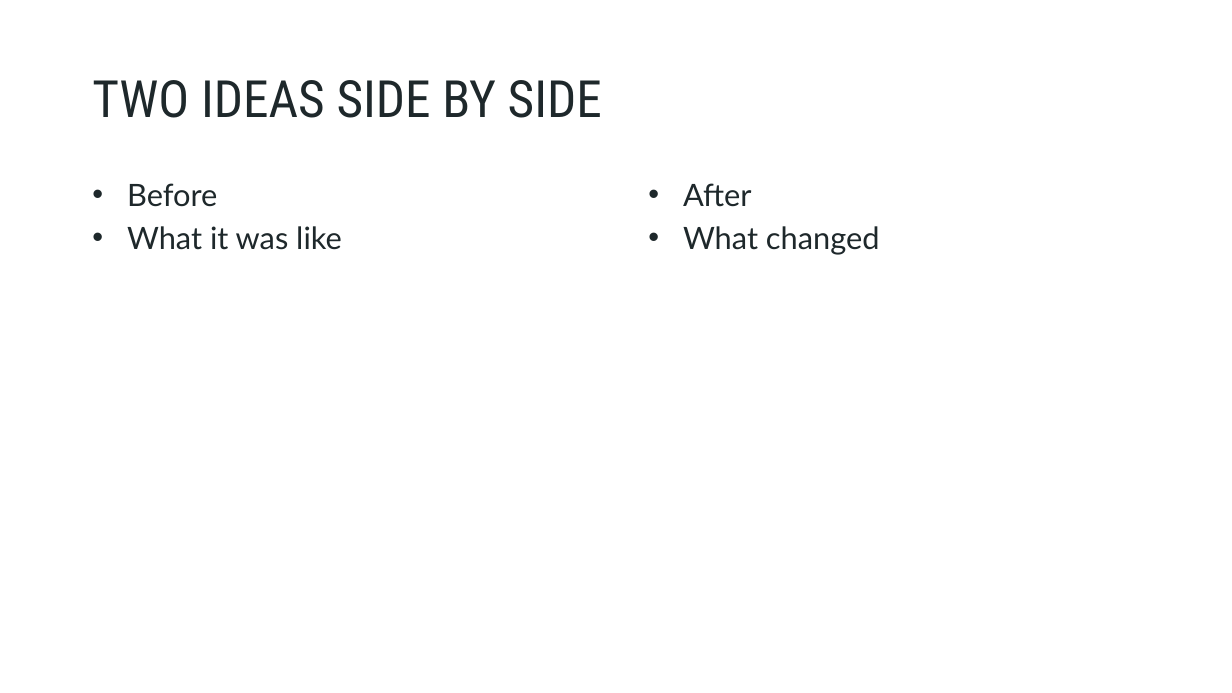
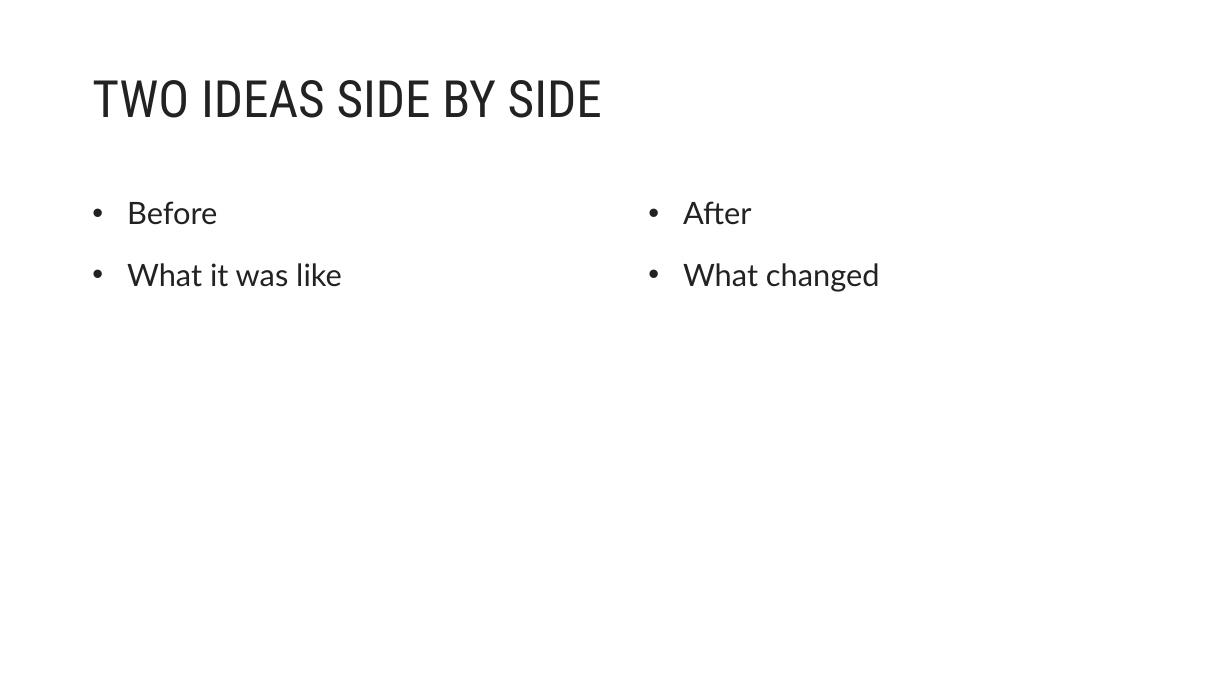
Before and after one commit to masschallenge/propellant-office, a slide deck: slide 4 of templates/powerpoint/propellant-presentation.potx. Drawn at 1232x693 pixels with LibreOffice and Linux fonts; fonts in the diff are those of the drawing; background and template pictures are left out. Boxes give left, top, right and bottom in pixels: in the first picture for what was removed or moved away, otherwise in the second. Text is boxed around its words. In the diff, an @@ line names an element or a change of style, - is before the commit and + after.

```diff
--- a/templates/powerpoint/propellant-presentation.potx
+++ b/templates/powerpoint/propellant-presentation.potx
@@ text "Before" at [127, 201, 342, 287]: text colour #1E282B to #222222; line spacing 1 to 1.5 @@
@@ text "After" at [683, 201, 880, 292]: text colour #1E282B to #222222; line spacing 1 to 1.5 @@
```
Also in this commit, not shown: 7 other slides changed, 9 other files.
